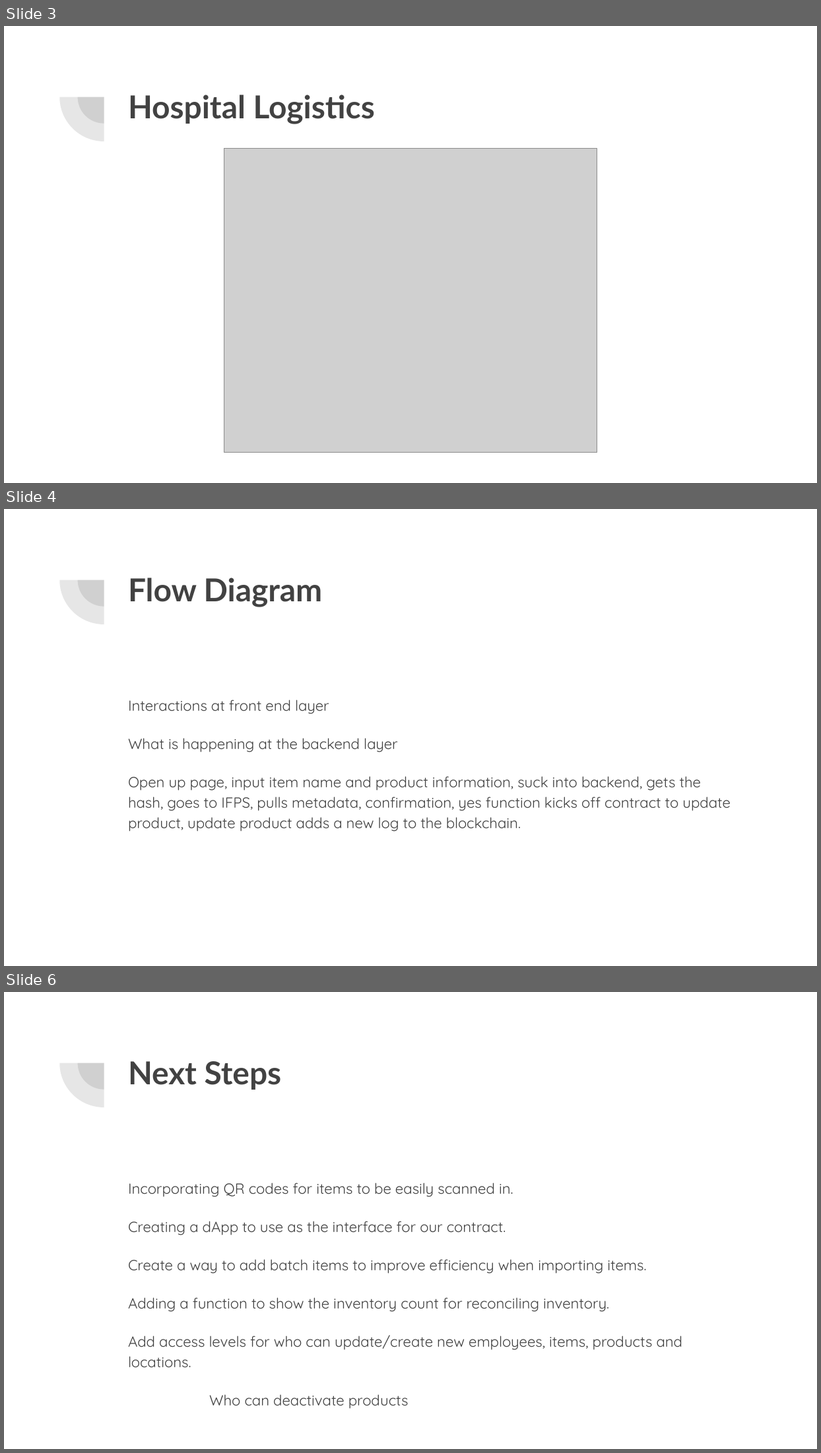
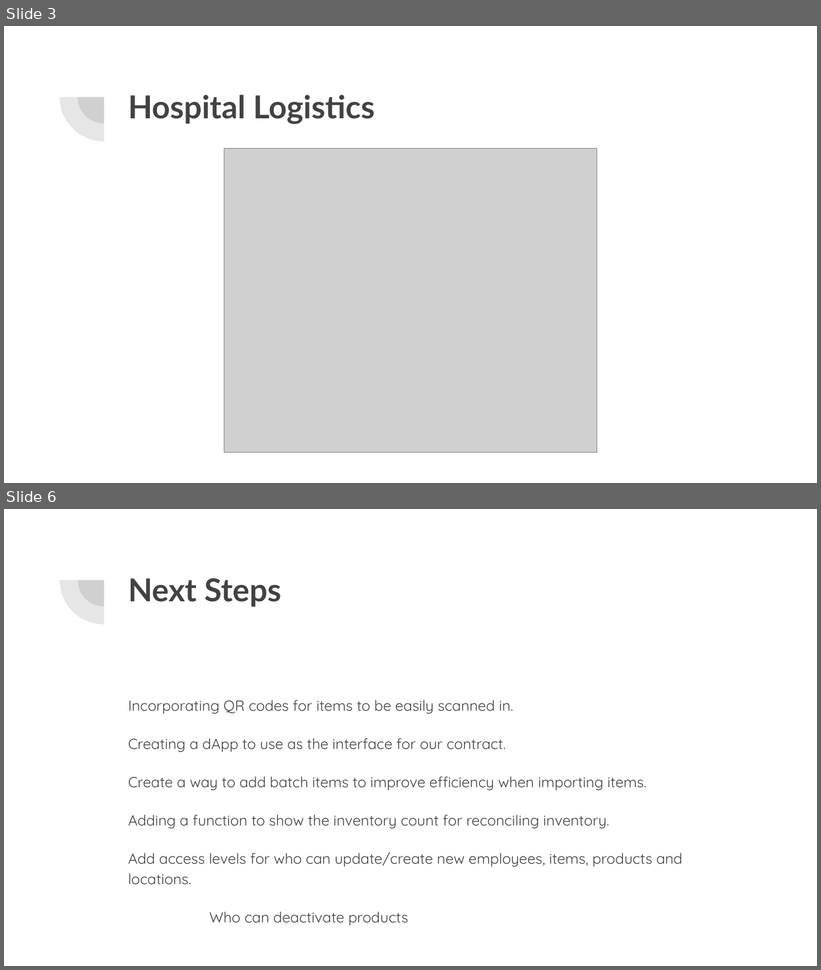
Before and after one commit to treyhunold/HospitalInventoryMangement, a slide deck: Presentation.pptx. Shown one above the other, each under a label of ours: slides 3, 4 and 6 before the commit, slides 3 and 6 after it; the slides between them are not shown. The pictures are 821x1453 and 821x970 pixels, drawn with LibreOffice and Linux fonts; fonts in the diff are those of the drawing; grey boxes stand for pictures. Boxes give left, top, right and bottom in pixels: in the first picture for what was removed or moved away, otherwise in the second. Text is boxed around its words. In the diff, an @@ line names an element or a change of style, - is before the commit and + after.

```diff
--- a/Presentation.pptx
+++ b/Presentation.pptx
@@ slide 4 removed at box(4, 509, 817, 966), background #FFFFFF; not listed: 2 template elements that a slide beside it also shows @@
@@ title removed at box(128, 578, 323, 607) @@
-Flow Diagram
@@ text removed at box(128, 700, 731, 832) @@
-Interactions at front end layer
-What is happening at the backend layer
-Open up page, input item name and product information, suck into backend, gets the hash, goes to IFPS, pulls metadata, confirmation, yes function kicks off contract to update product, update product adds a new log to the blockchain.
```
Also in this commit, not shown: 3 slides changed, 1 slide added.
